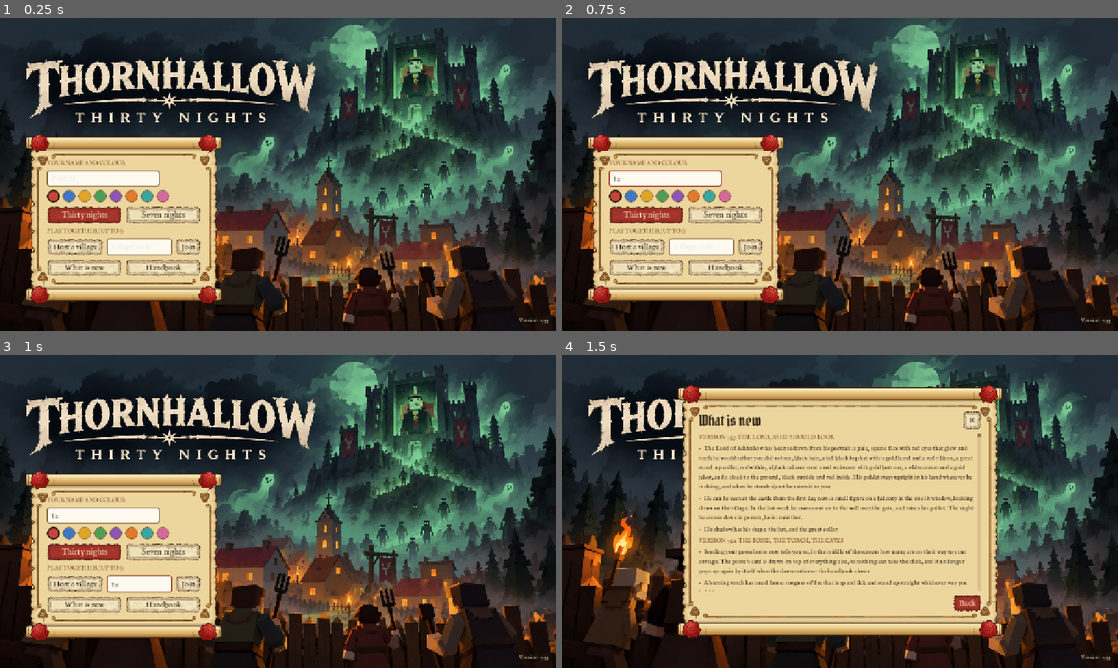
Above: before the commit, frames 1-4 (two rows, left to right).
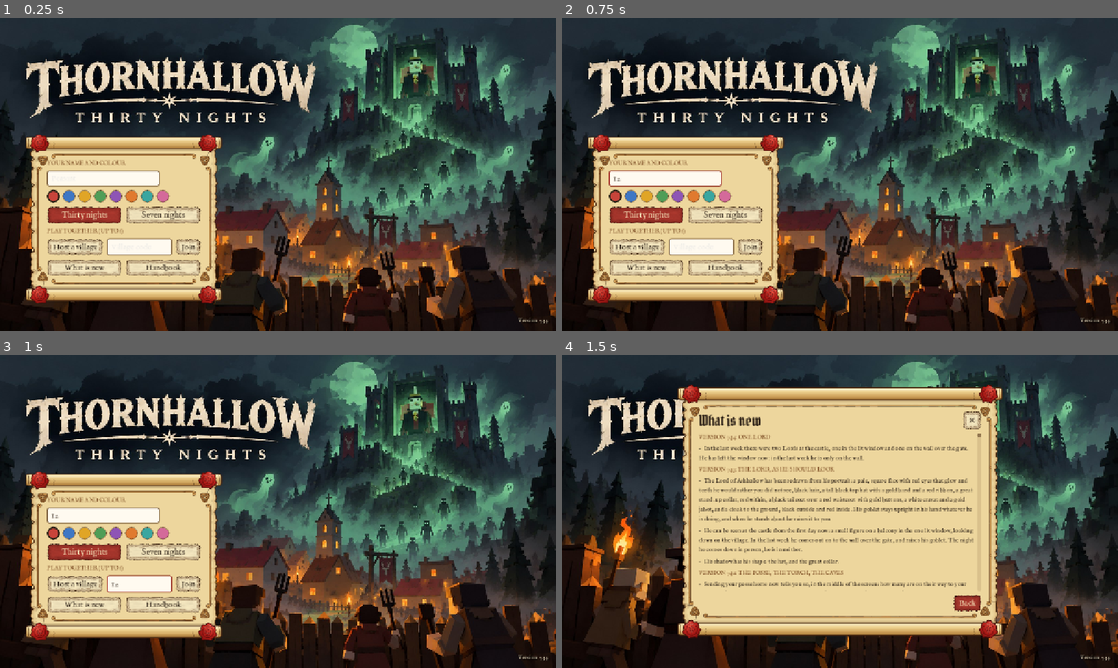
Above: after the commit, the same moments.

Repository: wijji551/Peasant
Game: Godot game, scene res://boot.tscn
Two runs of this game, one before a commit and one after it. Both use one fixed random seed, a clock stepped at 60 frames per second and the inputs below.
Inputs (mouse positions are in pixels of both pictures, inside the frame that each line leads up to):
- Up to frame 1 (0.25 s): no input
- Up to frame 2 (0.75 s): click (667, 177) at 0.52 s; type "12" at 0.6 s
- Up to frame 3 (1 s): click (139, 583) at 0.75 s; type "12" at 0.83 s
- Up to frame 4 (1.5 s): click "What is new" at 1.25 s

The runs differ from the first frame. In frame 1, less than 0.1% of the frame differs, in the area x 93-99%, y 95-98%; in frame 2, less than 0.1%; in frame 3, less than 0.1%; in frame 4, 6.7%, in the area x 24-99%, y 25-98%.

Commit message:
7.34: one Lord at the castle in the last week
Co-Authored-By: Claude Opus 5.5 <noreply@anthropic.com>
Claude-Session: https://claude.ai/code/session_019dg2uksZJ9KpXppdt4Byah

Diff:
--- a/godot/scripts/ui/menus.gd
+++ b/godot/scripts/ui/menus.gd
@@ -40,6 +40,9 @@
 ]
 
 const CHANGES := [
+	["Version 7.34: one Lord", [
+		"In the last week there were two Lords at the castle, one in the lit window and one on the wall over the gate. He has left the window now: in the last week he is only on the wall.",
+	]],
 	["Version 7.33: the Lord, as he should look", [
 		"The Lord of Ashhollow has been redrawn from his portrait: a pale, square face with red eyes that glow and teeth he w …(387 unchanged characters)…
 		"He can be seen at the castle from the first day now: a small figure on a balcony in the one lit window, looking down on the village. In the last week he comes out on to the wall over the gate, and raises his goblet. The night he comes down in person, he is in neither.",
--- a/godot/scripts/world.gd
+++ b/godot/scripts/world.gd
@@ -425,7 +425,7 @@
 ## The Lord has come down in person (main.gd): he is not at his window, nor on his wall.
 func set_lord_out(out: bool) -> void:
 	_lord_out = out
-	if _lord_win: _lord_win.visible = not out
+	if _lord_win: _lord_win.visible = not out and _evil_now < 3      # (version 7.34) one Lord at a time: in the last week he has left the window for the wall
 	if _lord_wall: _lord_wall.visible = not out and _evil_now >= 3
 
 func _lord_step(delta: float) -> void:                 # at the window he turns a little, now and then; on the wall he raises his goblet to you
@@ -447,6 +447,7 @@
 	_evil_now = level
 	for i in _evil.size(): _evil[i].visible = level > i
 	if _lord_wall: _lord_wall.visible = not _lord_out and level >= 3
+	if _lord_win: _lord_win.visible = not _lord_out and level < 3
 	if haunt_mat: haunt_mat.emission = [Color("b45cff"), Color("b45cff"), Color("d0406a"), Color("ff2a2a")][clampi(level, 0, 3)]
 	if _castle_lit:
 		_castle_lit.albedo_color = Color("ff5a4a") if level >= 3 else Color("ffe9a8")
--- a/godot/version.json
+++ b/godot/version.json
@@ -1,5 +1,5 @@
 {
-	"build": 40,
-	"version": "7.33",
-	"what": "Version 7.33: the Lord redrawn from his portrait, top hat, red eyes, great collar, red waistcoat, gold jabot and goblet; and he watches from his castle window, and in the last week from the wall."
+	"build": 41,
+	"version": "7.34",
+	"what": "Version 7.34: one Lord at the castle in the last week, on the wall, not in the window as well."
 }
Not shown, changed: docs/build-log.md
